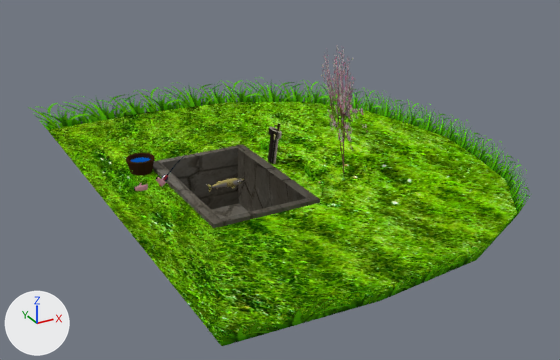
A saved change to the Blender file models/laghetto.blend.
One viewpoint serves both versions: a 50 mm camera at (-9.07, -19.63, 9.56) aimed at (1.57, -0.29, -0.11). The axes (+X, +Y, +Z) are drawn at lower left. The lights are the same throughout.

The first picture shows 'Luccio0', 'Secchio', 'Sfondo', 'Vasca'.
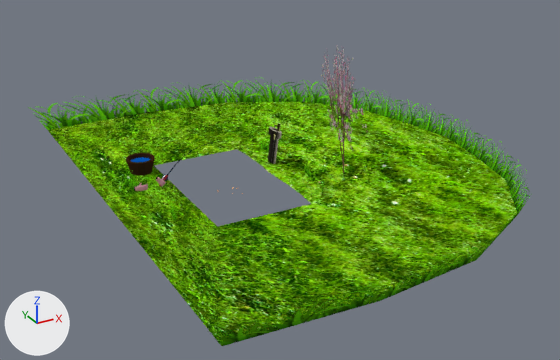
What differs and where, as boxes (x1, y1, x2, y2) in the pictures (560 x 360 px):
'Vasca', hidden: before (153, 144, 320, 228)
'Luccio0', hidden: before (206, 178, 244, 193)

The edits, one by one:
Material 'mat_esca' (mat_mat_esca) is new.
Its base color is (0.8, 0.301, 0.0784) (orange #e7954f).
Mesh me_20 is new.
It has 25 vertices, 12 faces and spans x -54.0..101.0, y -69.0..80.0, z -56.0..3.0.
It uses material mat_mat_esca (orange #e7954f).
Object 'Vasca' (ob_vasca) is now hidden.
Object 'Luccio0' (ob_luccio0) is now hidden.
Object 'Esca' (ob_esca) is new; it shows me_20.
Its location is (-0.07, 0.01, -0.06).
Its rotation in degrees is (0, 0, -90).
Its scale is (0.00507, 0.00507, 0.00507).
